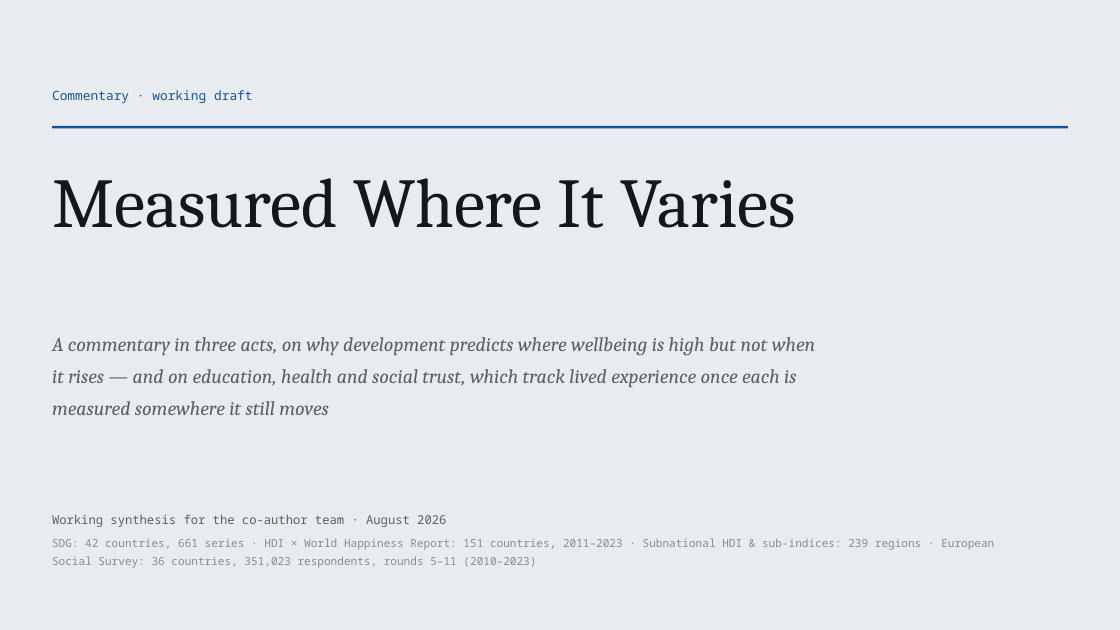
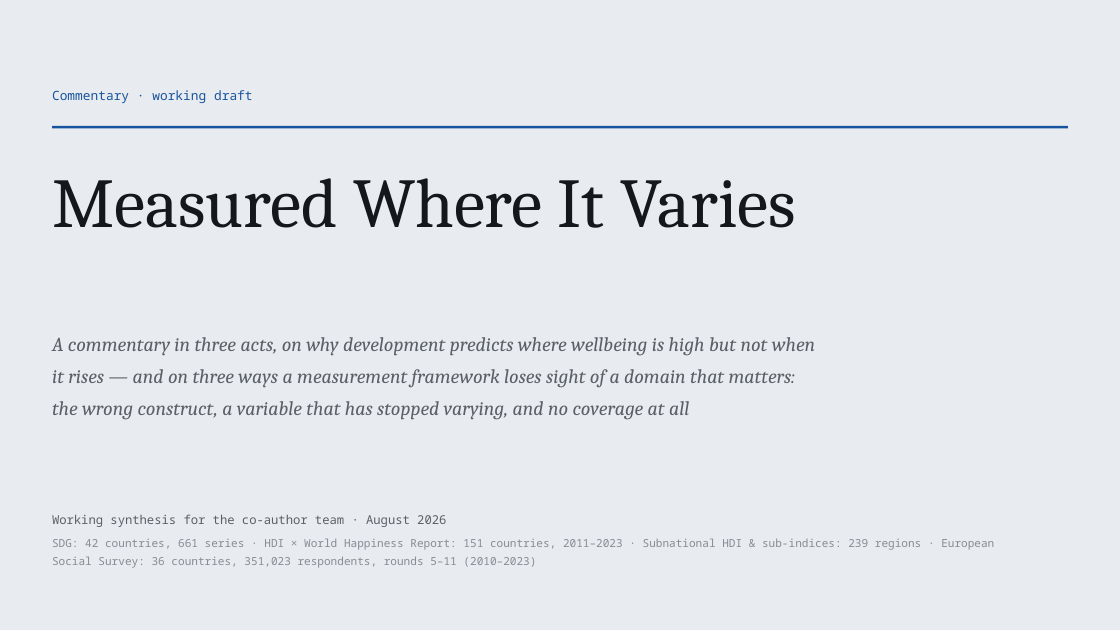
Before and after one commit to cwejnert/HDI-Happiness, a slide deck: slide 1 of deck/Measured_Where_It_Varies.pptx. Drawn at 1120x630 pixels with LibreOffice and Linux fonts; fonts in the diff are those of the drawing. Boxes give left, top, right and bottom in pixels: in the first picture for what was removed or moved away, otherwise in the second. Text is boxed around its words. In the diff, an @@ line names an element or a change of style, - is before the commit and + after.

```diff
--- a/deck/Measured_Where_It_Varies.pptx
+++ b/deck/Measured_Where_It_Varies.pptx
@@ text at (52, 337, 815, 420): text changed @@
-A commentary in three acts, on why development predicts where wellbeing is high but not when it rises — and on education, health and social trust, which track lived experience once each is measured somewhere it still moves
+A commentary in three acts, on why development predicts where wellbeing is high but not when it rises — and on three ways a measurement framework loses sight of a domain that matters: the wrong construct, a variable that has stopped varying, and no coverage at all
```
Also in this commit, not shown: 6 other slides changed, 1 slide removed, 1 other file.
